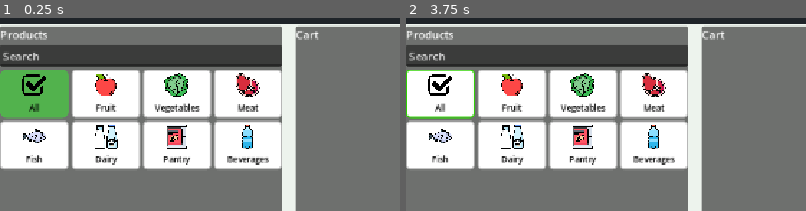
Above: before the commit, frames 1-2 (left to right).
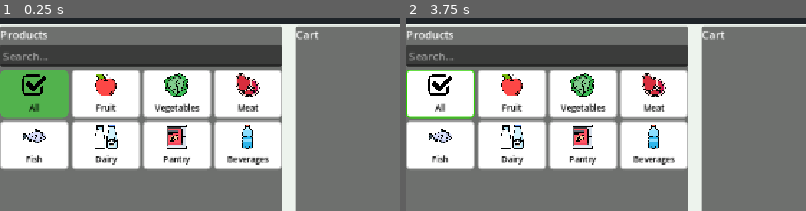
Above: after the commit, the same moments.

Repository: fersaezl/Algodonales-Fresh-POS
Game: Godot game, scene res://Scenes/MainPos.tscn
Same seed, same stepped clock (60 frames per second), same inputs: the game is played once before the commit and once after it. The project has no main scene, so this scene is started directly.
Inputs (mouse positions are % of the whole screen's width and height, from its top left):
- Up to frame 1 (0.25 s): no input
- Up to frame 2 (3.75 s): click (4, 20) at 0.52 s; click "CASH" at 1.25 s; click "CARD" at 2 s; click "PAY NOW" at 2.75 s; click (4, 20) at 3.52 s
The pictures show only the part of the screen within x 0-50%, y 0-50%; the shares and areas given below are measured in that part.

The runs differ from the first frame. In frame 1, 0.2% of the frame differs, in the area x 0-12%, y 18-23%; in frame 2, 0.2%.

Commit message:
fix search filter

Diff:
--- a/Scenes/MainPos.tscn
+++ b/Scenes/MainPos.tscn
@@ -70,7 +70,7 @@
 
 [node name="SearchBar" type="LineEdit" parent="MarginContainer/MainLayout/Content/ProductsPanel/MarginContainer/VBoxContainer" unique_id=1848917538]
 layout_mode = 2
-text = "Search"
+placeholder_text = "Search..."
 
 [node name="SectionsScroll" type="ScrollContainer" parent="MarginContainer/MainLayout/Content/ProductsPanel/MarginContainer/VBoxContainer" unique_id=623732389]
 layout_mode = 2
--- a/Scripts/mainpos.gd
+++ b/Scripts/mainpos.gd
@@ -11,10 +11,11 @@
 
 var total=0.0
 var pro
+var first_btn
 
 func _ready() -> void:
 	load_categories()
-	var first_btn = categories_grid.get_child(0)
+	first_btn = categories_grid.get_child(0)
 	load_products("all", first_btn)
 
 func load_categories() -> void:
@@ -86,5 +87,11 @@
 
 
 func _on_search_bar_text_changed(new_text: String) -> void:
+	if (new_text==""):
+		load_products("all", first_btn)
+		return
+	if current_btn!=first_btn:
+		current_btn.set_selected(false)
+		first_btn.set_selected(true)
 	ProductManager.searchProducts(new_text)
 	show_products(ProductManager.productsFiltered)
